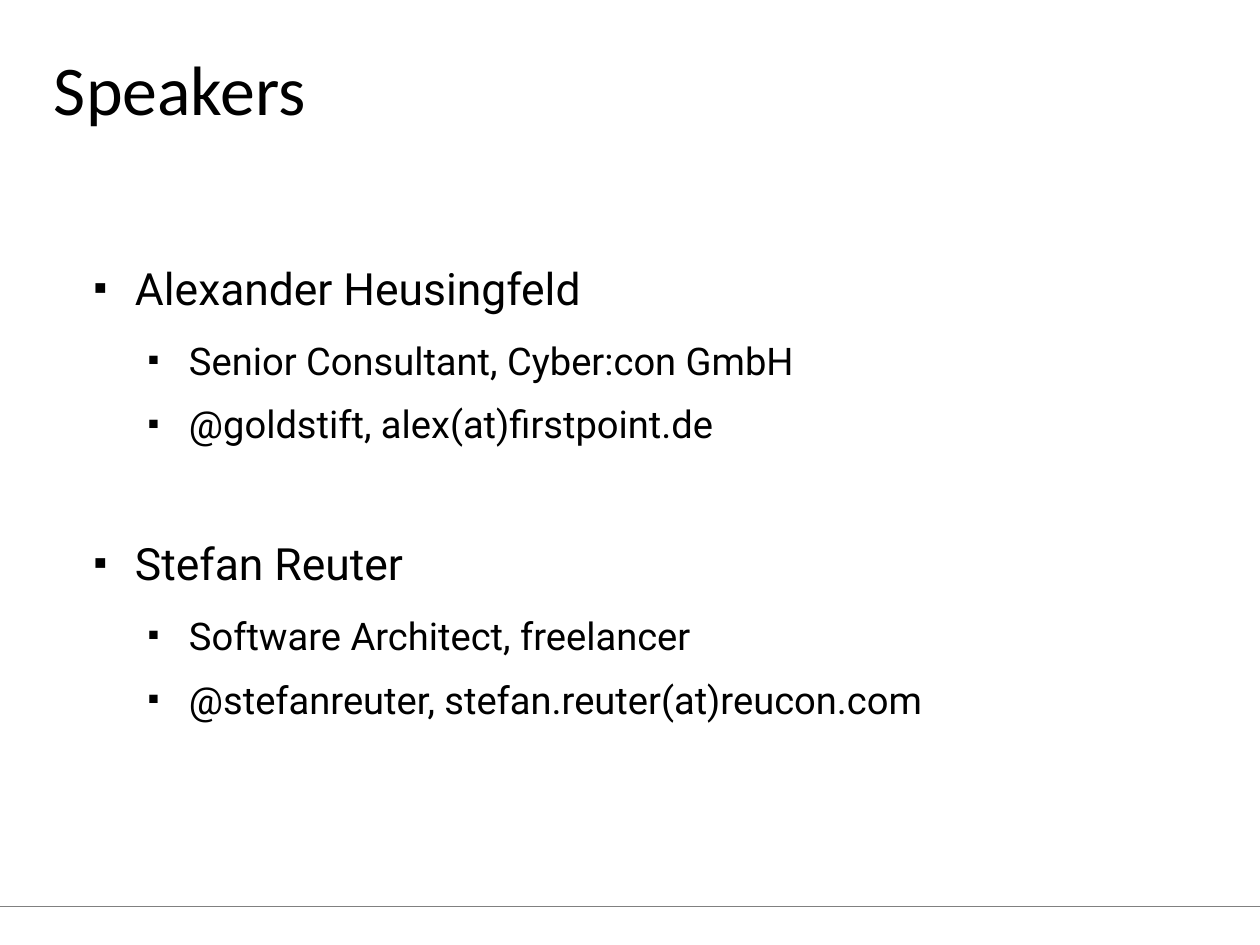
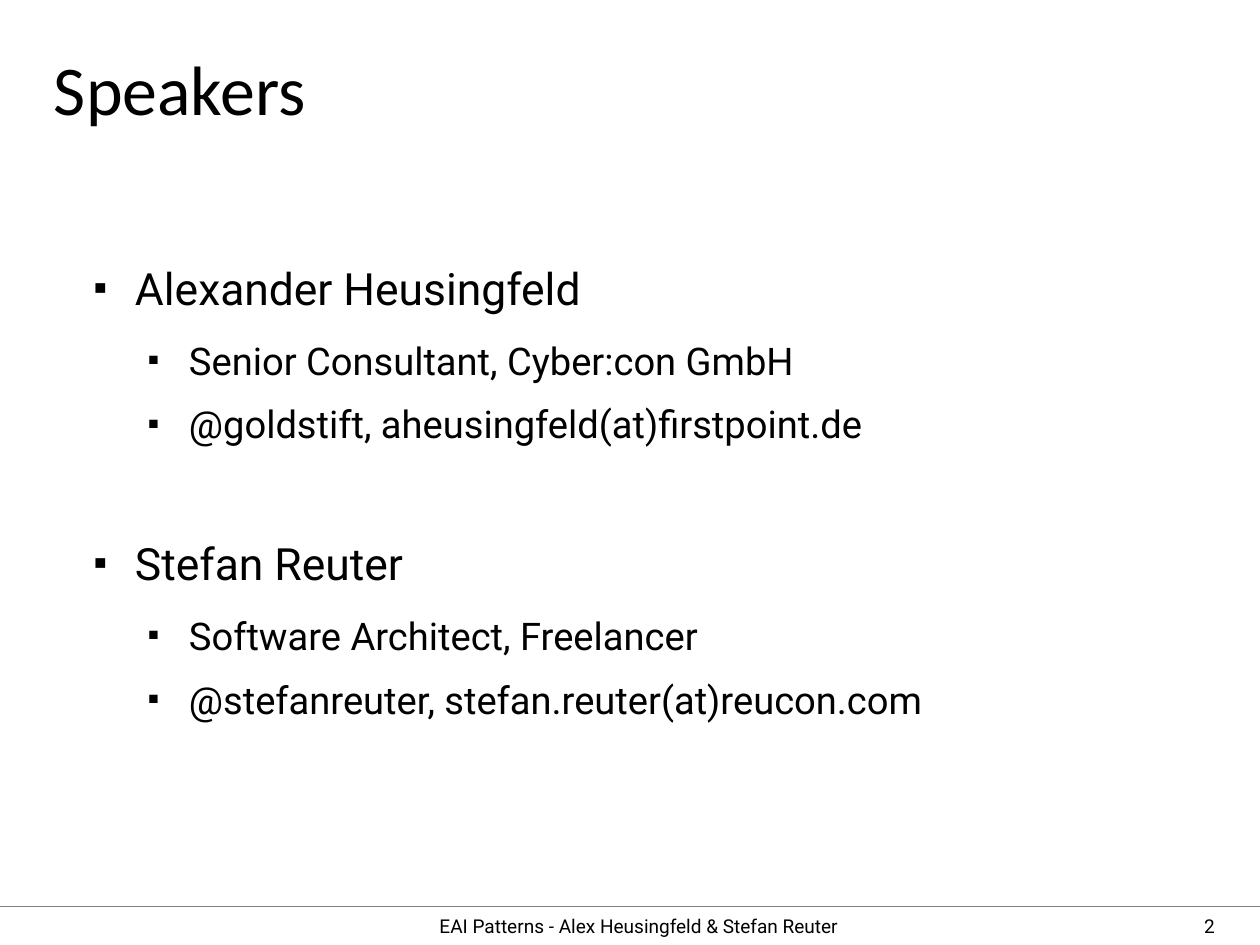
Before and after one commit to aheusingfeld/javaone2012, a slide deck: slide 2 of slides/eai-slides.odp. Drawn at 1260x945 pixels with LibreOffice and Linux fonts; fonts in the diff are those of the drawing. Boxes give left, top, right and bottom in pixels: in the first picture for what was removed or moved away, otherwise in the second. Text is boxed around its words. In the diff, an @@ line names an element or a change of style, - is before the commit and + after.

```diff
--- a/slides/eai-slides.odp
+++ b/slides/eai-slides.odp
@@ text at (189,407,862,447): text changed @@
-  ■ @goldstift, alex(at)firstpoint.de
+  ■ @goldstift, aheusingfeld(at)firstpoint.de
@@ text at (189,621,698,656): text changed @@
-  ■ Software Architect, freelancer
+  ■ Software Architect, Freelancer
@@ text added at (439,918,838,937), 12 pt, text #000000 @@
+EAI Patterns - Alex Heusingfeld & Stefan Reuter
@@ page number added at (1204,919,1215,933), 12 pt, text #000000 @@
+2
```
Also in this commit, not shown: 13 other slides changed, 10 slides added, 8 slides removed, 7 other files.
